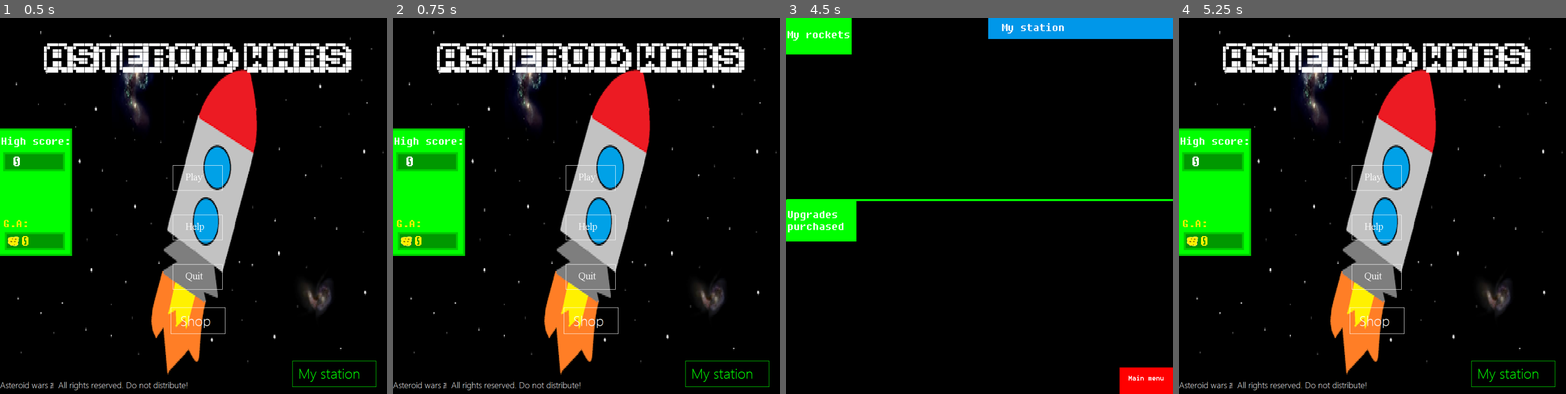
Above: before the commit, frames 1-4 (left to right).
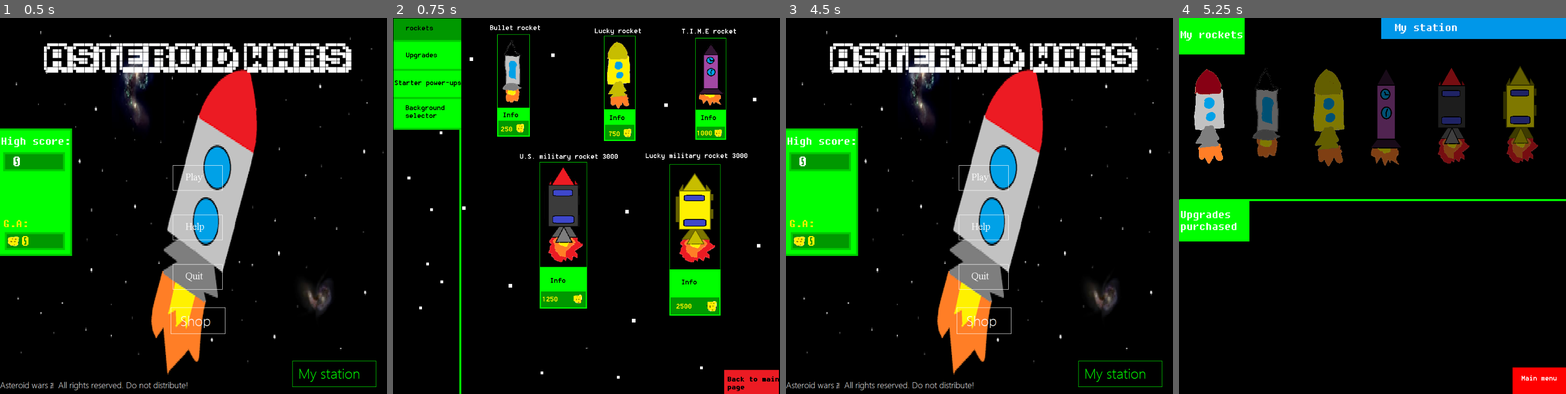
Above: after the commit, the same moments.

Repository: muhdsalm/AsteroidWars2.0
Game: Godot game, scene res://Scenes/Main Menu.tscn
Two runs of this game, one before a commit and one after it. Both use one fixed random seed, a clock stepped at 60 frames per second and the inputs below.
Inputs (mouse positions are in pixels of both pictures, inside the frame that each line leads up to):
- Up to frame 1 (0.5 s): no input
- Up to frame 2 (0.75 s): click (590, 322) at 0.5 s
- Up to frame 3 (4.5 s): click (905, 127) at 1.27 s; click (1014, 130) at 2.02 s; click (1103, 130) at 2.77 s; click (956, 300) at 3.52 s; click (1118, 375) at 4.27 s
- Up to frame 4 (5.25 s): click (1538, 382) at 5.02 s

Frame 1 is identical in both runs. In frame 2, 36% of the frame differs, in the area x 0-100%, y 0-100%; in frame 3, 28%; in frame 4, 34%.

Commit message:
Finally made SHOP!!!!
Let's break this update up:

> Made Shop (and all it's pages; not counting info pages)
> Rockets r buyable
> They show up in my station - greyed out if unbought
> Added rockets to saver
> Golden asteroids now give only 1-2 instead of 3-5
> Themed the settings page
> Made the score and spambar visible above everything (jupiter was above
it before)
> Shop button in main menu finally functional

Diff:
--- a/V4/Assets/Asteroid.gd
+++ b/V4/Assets/Asteroid.gd
@@ -30,7 +30,7 @@
 
 func _on_Area2D_body_entered(body):
 	if golden_asteroid:
-		PointSystem.temp_golden_asteroids += int(rand_range(5, 10))
+		PointSystem.temp_golden_asteroids += int(rand_range(1, 3))
 	PointSystem.points += 5
 	print("killed by:", body)
 	PointSystem.asteroidsDefeated += 1
--- a/V4/AutoLoads/PointSystem.gd
+++ b/V4/AutoLoads/PointSystem.gd
@@ -17,6 +17,14 @@
 var golden_asteroids = 0
 var temp_golden_asteroids = 0
 
+var rockets = {
+	"Bullet": false,
+	"Lucky": false,
+	"Time": false,
+	"US_military": false,
+	"Lucky_military": false
+}
+
 # Called when the node enters the scene tree for the first time.
 func _ready():
 	pass # Replace with function body.
--- a/V4/AutoLoads/Saver.gd
+++ b/V4/AutoLoads/Saver.gd
@@ -25,7 +25,8 @@
 			"bestScore": PointSystem.bestScore,
 			"music_volume": MusicAutoLoad.music_volume,
 			"sound": MusicAutoLoad.sound,
-			"golden_asteroids": PointSystem.golden_asteroids
+			"golden_asteroids": PointSystem.golden_asteroids,
+			"rockets": PointSystem.rockets
 	})
 	else:
 		$AcceptDialog.dialog_text = "Saving game data failed with: " + error
@@ -44,6 +45,7 @@
 			MusicAutoLoad.music_volume = game_data["music_volume"]
 			MusicAutoLoad.sound = game_data["sound"]
 			PointSystem.golden_asteroids = game_data["golden_asteroids"]
+			PointSystem.rockets = game_data["rockets"]
 		else:
 			$AcceptDialog.dialog_text = "Loading Game data failed with: " + error
 			$AcceptDialog.show()
--- a/V4/Scenes/Help_Settings.tscn
+++ b/V4/Scenes/Help_Settings.tscn
@@ -15,9 +15,87 @@
 
 [sub_resource type="StyleBoxEmpty" id=1]
 
+[sub_resource type="Gradient" id=13]
+offsets = PoolRealArray( 0.983333, 1 )
+colors = PoolColorArray( 0, 1, 0, 1, 0, 1, 0, 1 )
+
+[sub_resource type="GradientTexture" id=14]
+gradient = SubResource( 13 )
+
+[sub_resource type="Gradient" id=15]
+offsets = PoolRealArray( 0.308333, 1 )
+colors = PoolColorArray( 0, 1, 0, 1, 0, 1, 0, 1 )
+
+[sub_resource type="GradientTexture2D" id=16]
+gradient = SubResource( 15 )
+width = 8
+height = 8
+
+[sub_resource type="Gradient" id=17]
+offsets = PoolRealArray( 0.0166667, 1 )
+colors = PoolColorArray( 0, 1, 0, 1, 0, 1, 0, 1 )
+
+[sub_resource type="GradientTexture2D" id=18]
+gradient = SubResource( 17 )
+width = 8
+height = 8
+
+[sub_resource type="StyleBoxFlat" id=8]
+bg_color = Color( 0, 0, 0, 1 )
+border_width_left = 4
+border_width_top = 4
+border_width_right = 4
+border_width_bottom = 4
+border_color = Color( 0, 1, 0, 1 )
+expand_margin_left = 5.0
+expand_margin_right = 10.0
+expand_margin_top = 10.0
+expand_margin_bottom = 10.0
+
+[sub_resource type="StyleBoxFlat" id=9]
+bg_color = Color( 0, 0.2, 0, 1 )
+
+[sub_resource type="StyleBoxFlat" id=10]
+bg_color = Color( 0, 0, 0, 1 )
+
 [sub_resource type="DynamicFont" id=6]
 size = 32
 font_data = ExtResource( 3 )
+
+[sub_resource type="Gradient" id=19]
+colors = PoolColorArray( 1, 0, 0, 1, 1, 0, 0, 1 )
+
+[sub_resource type="GradientTexture2D" id=20]
+gradient = SubResource( 19 )
+width = 76
+height = 32
+
+[sub_resource type="Gradient" id=22]
+colors = PoolColorArray( 0, 1, 0, 1, 0, 1, 0, 1 )
+
+[sub_resource type="GradientTexture2D" id=23]
+gradient = SubResource( 22 )
+width = 76
+height = 32
+
+[sub_resource type="StyleBoxFlat" id=21]
+bg_color = Color( 0, 0.2, 0, 1 )
+
+[sub_resource type="Gradient" id=24]
+colors = PoolColorArray( 1, 0, 0, 1, 1, 0, 0, 1 )
+
+[sub_resource type="GradientTexture2D" id=25]
+gradient = SubResource( 24 )
+width = 76
+height = 32
+
+[sub_resource type="Gradient" id=26]
+colors = PoolColorArray( 0, 1, 0, 1, 0, 1, 0, 1 )
+
+[sub_resource type="GradientTexture2D" id=27]
+gradient = SubResource( 26 )
+width = 74
+height = 32
 
 [sub_resource type="DynamicFont" id=7]
 size = 32
@@ -91,6 +169,12 @@
 margin_top = 93.0
 margin_right = 583.0
 margin_bottom = 122.0
+custom_icons/tick = SubResource( 14 )
+custom_icons/grabber_highlight = SubResource( 16 )
+custom_icons/grabber = SubResource( 18 )
+custom_styles/slider = SubResource( 8 )
+custom_styles/grabber_area_highlight = SubResource( 9 )
+custom_styles/grabber_area = SubResource( 10 )
 min_value = -35.0
 max_value = 0.0
 
@@ -111,10 +195,13 @@
 text = "0"
 
 [node name="SoundIsOn" type="CheckButton" parent="VolumeSettings"]
-margin_left = 139.0
-margin_top = 205.0
-margin_right = 215.0
-margin_bottom = 245.0
+margin_left = 141.0
+margin_top = 204.0
+margin_right = 217.0
+margin_bottom = 244.0
+custom_icons/off = SubResource( 20 )
+custom_icons/on = SubResource( 23 )
+custom_styles/normal = SubResource( 21 )
 pressed = true
 
 [node name="Sound" type="Label" parent="VolumeSettings"]
@@ -126,10 +213,12 @@
 text = "Sound:"
 
 [node name="ShowFPS" type="CheckButton" parent="VolumeSettings"]
-margin_left = 141.0
-margin_top = 340.0
-margin_right = 217.0
-margin_bottom = 380.0
+margin_left = 131.0
+margin_top = 334.0
+margin_right = 223.0
+margin_bottom = 378.0
+custom_icons/off = SubResource( 25 )
+custom_icons/on = SubResource( 27 )
 
 [node name="ShowFPSLabel" type="Label" parent="VolumeSettings"]
 margin_left = 153.0
--- a/V4/Scenes/Main Menu.gd
+++ b/V4/Scenes/Main Menu.gd
@@ -41,3 +41,8 @@
 func _on_MyStationButton_button_down():
 	MusicAutoLoad.Click()
 	get_tree().change_scene("res://Scenes/MyStation.tscn")
+
+
+func _on_ShopButton_button_down():
+	MusicAutoLoad.Click()
+	get_tree().change_scene("res://Scenes/Rocket Page Store.tscn")
--- a/V4/Scenes/Main Menu.tscn
+++ b/V4/Scenes/Main Menu.tscn
@@ -78,9 +78,6 @@
 custom_styles/focus = SubResource( 3 )
 custom_styles/disabled = SubResource( 4 )
 custom_styles/normal = SubResource( 5 )
-__meta__ = {
-"_edit_use_anchors_": false
-}
 
 [node name="MyStationButton" type="Button" parent="."]
 margin_left = 543.0
@@ -119,4 +116,5 @@
 [connection signal="pressed" from="HelpButton" to="." method="_on_HelpButton_pressed"]
 [connection signal="button_down" from="QuitButton" to="." method="_on_QuitButton_pressed"]
 [connection signal="pressed" from="QuitButton" to="." method="_on_QuitButton_pressed"]
+[connection signal="button_down" from="ShopButton" to="." method="_on_ShopButton_button_down"]
 [connection signal="button_down" from="MyStationButton" to="." method="_on_MyStationButton_button_down"]
--- a/V4/Scenes/Man Scene.tscn
+++ b/V4/Scenes/Man Scene.tscn
@@ -23,7 +23,7 @@
 script = ExtResource( 3 )
 
 [node name="Node2D" type="Node2D" parent="."]
-z_index = 1
+z_index = 10
 
 [node name="SpamBar" type="ColorRect" parent="Node2D"]
 margin_right = 100.0
--- a/V4/Scenes/MyStation.gd
+++ b/V4/Scenes/MyStation.gd
@@ -8,8 +8,16 @@
 
 # Called when the node enters the scene tree for the first time.
 func _ready():
-	pass # Replace with function body.
-
+	if !PointSystem.rockets["Bullet"]:
+		$Sprite2.set_modulate(Color(1, 1, 1, 0.5))
+	if !PointSystem.rockets["Lucky"]:
+		$Sprite3.set_modulate(Color(1, 1, 1, 0.5))
+	if !PointSystem.rockets["Time"]:
+		$Sprite4.set_modulate(Color(1, 1, 1, 0.5))
+	if !PointSystem.rockets["US_military"]:
+		$Sprite5.set_modulate(Color(1, 1, 1, 0.5))
+	if !PointSystem.rockets["Lucky_military"]:
+		$Sprite6.set_modulate(Color(1, 1, 1, 0.5))
 
 # Called every frame. 'delta' is the elapsed time since the previous frame.
 #func _process(delta):
--- a/V4/Scenes/MyStation.tscn
+++ b/V4/Scenes/MyStation.tscn
@@ -1,7 +1,13 @@
-[gd_scene load_steps=8 format=2]
+[gd_scene load_steps=14 format=2]
 
 [ext_resource path="res://res/UI/my station UI/my_station_UI_small.png" type="Texture" id=1]
 [ext_resource path="res://Scenes/MyStation.gd" type="Script" id=2]
+[ext_resource path="res://res/Rockets/lucky rocket/lucky_rocket.png" type="Texture" id=3]
+[ext_resource path="res://res/Rockets/default rocket/default_rocket.png" type="Texture" id=4]
+[ext_resource path="res://res/Rockets/bullet rocket/bullet_rocket.png" type="Texture" id=5]
+[ext_resource path="res://res/Rockets/TIME rocket/T.I.M.E._rocket.png" type="Texture" id=6]
+[ext_resource path="res://res/Rockets/us military rocket/U.S._military_rocket.png" type="Texture" id=7]
+[ext_resource path="res://res/Rockets/lucky military rocket/lucky_military_rocket.png" type="Texture" id=8]
 
 [sub_resource type="StyleBoxEmpty" id=1]
 
@@ -17,9 +23,6 @@
 anchor_right = 1.0
 anchor_bottom = 1.0
 script = ExtResource( 2 )
-__meta__ = {
-"_edit_use_anchors_": false
-}
 
 [node name="MyStationUiSmall" type="Sprite" parent="."]
 texture = ExtResource( 1 )
@@ -36,4 +39,34 @@
 custom_styles/disabled = SubResource( 4 )
 custom_styles/normal = SubResource( 5 )
 
+[node name="Sprite" type="Sprite" parent="."]
+position = Vector2( 67, 181 )
+scale = Vector2( 0.354558, 0.354558 )
+texture = ExtResource( 4 )
+
+[node name="Sprite2" type="Sprite" parent="."]
+position = Vector2( 163, 176 )
+scale = Vector2( 0.601522, 0.601522 )
+texture = ExtResource( 5 )
+
+[node name="Sprite3" type="Sprite" parent="."]
+position = Vector2( 290, 183 )
+scale = Vector2( 0.364339, 0.364339 )
+texture = ExtResource( 3 )
+
+[node name="Sprite4" type="Sprite" parent="."]
+position = Vector2( 403, 180 )
+scale = Vector2( 0.443039, 0.443039 )
+texture = ExtResource( 6 )
+
+[node name="Sprite5" type="Sprite" parent="."]
+position = Vector2( 516, 184 )
+scale = Vector2( 0.290394, 0.290394 )
+texture = ExtResource( 7 )
+
+[node name="Sprite6" type="Sprite" parent="."]
+position = Vector2( 644, 183 )
+scale = Vector2( 0.290394, 0.290394 )
+texture = ExtResource( 8 )
+
 [connection signal="button_down" from="Button" to="." method="_on_Button_button_down"]
--- /dev/null
+++ b/V4/Scenes/Power-ups Page Store.tscn
@@ -0,0 +1,83 @@
+[gd_scene load_steps=13 format=2]
+
+[ext_resource path="res://res/UI/Shop UI/power up page/power_ups_page.png" type="Texture" id=1]
+[ext_resource path="res://Scenes/Store Switcher.gd" type="Script" id=2]
+
+[sub_resource type="StyleBoxEmpty" id=1]
+
+[sub_resource type="StyleBoxEmpty" id=2]
+
+[sub_resource type="StyleBoxEmpty" id=3]
+
+[sub_resource type="StyleBoxEmpty" id=4]
+
+[sub_resource type="StyleBoxEmpty" id=5]
+
+[sub_resource type="StyleBoxEmpty" id=6]
+
+[sub_resource type="StyleBoxEmpty" id=7]
+
+[sub_resource type="StyleBoxEmpty" id=8]
+
+[sub_resource type="StyleBoxEmpty" id=9]
+
+[sub_resource type="StyleBoxEmpty" id=10]
+
+[node name="Power-ups Page Store" type="Control"]
+anchor_right = 1.0
+anchor_bottom = 1.0
+script = ExtResource( 2 )
+
+[node name="Sprite" type="Sprite" parent="."]
+position = Vector2( 360, 351 )
+scale = Vector2( 0.734, 0.738 )
+texture = ExtResource( 1 )
+
+[node name="Button" type="Button" parent="."]
+margin_left = 1.0
+margin_top = 1.0
+margin_right = 127.0
+margin_bottom = 41.0
+custom_styles/hover = SubResource( 1 )
+custom_styles/pressed = SubResource( 2 )
+custom_styles/focus = SubResource( 3 )
+custom_styles/disabled = SubResource( 4 )
+custom_styles/normal = SubResource( 5 )
+
+[node name="Button2" type="Button" parent="."]
+margin_left = 1.0
+margin_top = 44.0
+margin_right = 127.0
+margin_bottom = 94.0
+custom_styles/hover = SubResource( 1 )
+custom_styles/pressed = SubResource( 2 )
+custom_styles/focus = SubResource( 3 )
+custom_styles/disabled = SubResource( 4 )
+custom_styles/normal = SubResource( 5 )
+
+[node name="Button3" type="Button" parent="."]
+margin_left = 1.0
+margin_top = 98.0
+margin_right = 127.0
+margin_bottom = 147.0
+custom_styles/hover = SubResource( 1 )
+custom_styles/pressed = SubResource( 2 )
+custom_styles/focus = SubResource( 3 )
+custom_styles/disabled = SubResource( 4 )
+custom_styles/normal = SubResource( 5 )
+
+[node name="Button4" type="Button" parent="."]
+margin_left = 616.0
+margin_top = 656.0
+margin_right = 718.0
+margin_bottom = 700.0
+custom_styles/hover = SubResource( 6 )
+custom_styles/pressed = SubResource( 7 )
+custom_styles/focus = SubResource( 8 )
+custom_styles/disabled = SubResource( 9 )
+custom_styles/normal = SubResource( 10 )
+
+[connection signal="button_down" from="Button" to="." method="_on_Button_button_down"]
+[connection signal="button_down" from="Button2" to="." method="_on_Button2_button_down"]
+[connection signal="button_down" from="Button3" to="." method="_on_Button3_button_down"]
+[connection signal="button_down" from="Button4" to="." method="_on_Button4_button_down"]
--- /dev/null
+++ b/V4/Scenes/Rocket Page Store.tscn
@@ -0,0 +1,156 @@
+[gd_scene load_steps=20 format=2]
+
+[ext_resource path="res://res/UI/Shop UI/rocket page/rockets_page.png" type="Texture" id=1]
+[ext_resource path="res://Scenes/Store Switcher.gd" type="Script" id=2]
+[ext_resource path="res://Scenes/RocketBuy.gd" type="Script" id=3]
+
+[sub_resource type="StyleBoxEmpty" id=11]
+
+[sub_resource type="StyleBoxEmpty" id=12]
+
+[sub_resource type="StyleBoxEmpty" id=13]
+
+[sub_resource type="StyleBoxEmpty" id=14]
+
+[sub_resource type="StyleBoxEmpty" id=16]
+
+[sub_resource type="StyleBoxEmpty" id=15]
+
+[sub_resource type="StyleBoxEmpty" id=1]
+
+[sub_resource type="StyleBoxEmpty" id=2]
+
+[sub_resource type="StyleBoxEmpty" id=3]
+
+[sub_resource type="StyleBoxEmpty" id=4]
+
+[sub_resource type="StyleBoxEmpty" id=5]
+
+[sub_resource type="StyleBoxEmpty" id=6]
+
+[sub_resource type="StyleBoxEmpty" id=7]
+
+[sub_resource type="StyleBoxEmpty" id=8]
+
+[sub_resource type="StyleBoxEmpty" id=9]
+
+[sub_resource type="StyleBoxEmpty" id=10]
+
+[node name="Rocket Page Store" type="Control"]
+anchor_right = 1.0
+anchor_bottom = 1.0
+script = ExtResource( 2 )
+
+[node name="RocketBuy" type="Sprite" parent="."]
+position = Vector2( 360, 351 )
+scale = Vector2( 0.734151, 0.737619 )
+texture = ExtResource( 1 )
+script = ExtResource( 3 )
+
+[node name="Button" type="Button" parent="RocketBuy"]
+margin_left = -223.0
+margin_top = -217.0
+margin_right = -147.0
+margin_bottom = -179.0
+custom_styles/hover = SubResource( 11 )
+custom_styles/pressed = SubResource( 12 )
+custom_styles/focus = SubResource( 13 )
+custom_styles/disabled = SubResource( 14 )
+custom_styles/normal = SubResource( 16 )
+
+[node name="Button2" type="Button" parent="RocketBuy"]
+margin_left = 48.0
+margin_top = -207.0
+margin_right = 122.0
+margin_bottom = -169.0
+custom_styles/hover = SubResource( 11 )
+custom_styles/pressed = SubResource( 12 )
+custom_styles/focus = SubResource( 13 )
+custom_styles/disabled = SubResource( 14 )
+custom_styles/normal = SubResource( 15 )
+
+[node name="Button3" type="Button" parent="RocketBuy"]
+margin_left = 279.0
+margin_top = -202.0
+margin_right = 353.0
+margin_bottom = -172.0
+custom_styles/hover = SubResource( 11 )
+custom_styles/pressed = SubResource( 12 )
+custom_styles/focus = SubResource( 13 )
+custom_styles/disabled = SubResource( 14 )
+custom_styles/normal = SubResource( 15 )
+
+[node name="Button4" type="Button" parent="RocketBuy"]
+margin_left = -116.0
+margin_top = 214.0
+margin_bottom = 257.0
+custom_styles/hover = SubResource( 11 )
+custom_styles/pressed = SubResource( 12 )
+custom_styles/focus = SubResource( 13 )
+custom_styles/disabled = SubResource( 14 )
+custom_styles/normal = SubResource( 15 )
+
+[node name="Button5" type="Button" parent="RocketBuy"]
+margin_left = 212.0
+margin_top = 229.0
+margin_right = 339.0
+margin_bottom = 272.0
+custom_styles/hover = SubResource( 11 )
+custom_styles/pressed = SubResource( 12 )
+custom_styles/focus = SubResource( 13 )
+custom_styles/disabled = SubResource( 14 )
+custom_styles/normal = SubResource( 15 )
+
+[node name="Button" type="Button" parent="."]
+margin_left = 1.0
+margin_top = 1.0
+margin_right = 127.0
+margin_bottom = 41.0
+custom_styles/hover = SubResource( 1 )
+custom_styles/pressed = SubResource( 2 )
+custom_styles/focus = SubResource( 3 )
+custom_styles/disabled = SubResource( 4 )
+custom_styles/normal = SubResource( 5 )
+
+[node name="Button2" type="Button" parent="."]
+margin_left = 1.0
+margin_top = 44.0
+margin_right = 127.0
+margin_bottom = 94.0
+custom_styles/hover = SubResource( 1 )
+custom_styles/pressed = SubResource( 2 )
+custom_styles/focus = SubResource( 3 )
+custom_styles/disabled = SubResource( 4 )
+custom_styles/normal = SubResource( 5 )
+
+[node name="Button3" type="Button" parent="."]
+margin_left = 1.0
+margin_top = 98.0
+margin_right = 127.0
+margin_bottom = 147.0
+custom_styles/hover = SubResource( 1 )
+custom_styles/pressed = SubResource( 2 )
+custom_styles/focus = SubResource( 3 )
+custom_styles/disabled = SubResource( 4 )
+custom_styles/normal = SubResource( 5 )
+
+[node name="Button4" type="Button" parent="."]
+margin_left = 616.0
+margin_top = 656.0
+margin_right = 718.0
+margin_bottom = 700.0
+custom_styles/hover = SubResource( 6 )
+custom_styles/pressed = SubResource( 7 )
+custom_styles/focus = SubResource( 8 )
+custom_styles/disabled = SubResource( 9 )
+custom_styles/normal = SubResource( 10 )
+
+[connection signal="button_down" from="RocketBuy/Button" to="RocketBuy" method="_on_Button_button_down"]
+[connection signal="button_down" from="RocketBuy/Button2" to="RocketBuy" method="_on_Button2_button_down"]
+[connection signal="button_down" from="RocketBuy/Button3" to="RocketBuy" method="_on_Button3_button_down"]
+[connection signal="button_down" from="RocketBuy/Button4" to="RocketBuy" method="_on_Button4_button_down"]
+[connection signal="button_down" from="RocketBuy/Button5" to="RocketBuy" method="_on_Button5_button_down"]
+[connection signal="button_down" from="Button" to="." method="_on_Button_button_down"]
+[connection signal="button_down" from="Button2" to="." method="_on_Button2_button_down"]
+[connection signal="button_down" from="Button3" to="." method="_on_Button3_button_down"]
+[connection signal="button_down" from="Button4" to="." method="_on_Button4_button_down"]
--- /dev/null
+++ b/V4/Scenes/RocketBuy.gd
@@ -0,0 +1,59 @@
+extends Sprite
+
+
+# Declare member variables here. Examples:
+# var a = 2
+# var b = "text"
+
+
+# Called when the node enters the scene tree for the first time.
+func _ready():
+	pass
+
+# Called every frame. 'delta' is the elapsed time since the previous frame.
+func _process(delta):
+	if PointSystem.rockets["Bullet"]:
+		$Button.text = "BOUGHT"
+		$Button.disabled = true
+		#print("I AM HAVING THIS")
+
+
+func _on_Button_button_down():
+	if PointSystem.golden_asteroids > 250:
+		if !PointSystem.rockets["Bullet"]:
+			PointSystem.golden_asteroids -= 250
+			PointSystem.rockets["Bullet"] = true
+			Saver.saveData()
+
+
+
+func _on_Button2_button_down():
+	if PointSystem.golden_asteroids > 750:
+		if !PointSystem.rockets["Lucky"]:
+			PointSystem.golden_asteroids -= 750
+			PointSystem.rockets["Lucky"] = true
+			Saver.saveData()
+
+
+func _on_Button3_button_down():
+	if PointSystem.golden_asteroids > 1000:
+		if !PointSystem.rockets["Time"]:
+			PointSystem.golden_asteroids -= 1000
+			PointSystem.rockets["Time"] = true
+			Saver.saveData()
+
+
+func _on_Button4_button_down():
+	if PointSystem.golden_asteroids > 1250:
+		if !PointSystem.rockets["US_military"]:
+			PointSystem.golden_asteroids -= 1250
+			PointSystem.rockets["US_military"] = true
+			Saver.saveData()
+
+
+func _on_Button5_button_down():
+	if PointSystem.golden_asteroids > 2500:
+		if !PointSystem.rockets["Lucky_military"]:
+			PointSystem.golden_asteroids -= 2500
+			PointSystem.rockets["Lucky_military"] = true
+			Saver.saveData()
--- /dev/null
+++ b/V4/Scenes/Store Switcher.gd
@@ -0,0 +1,36 @@
+extends Control
+
+
+# Declare member variables here. Examples:
+# var a = 2
+# var b = "text"
+
+
+# Called when the node enters the scene tree for the first time.
+func _ready():
+	pass # Replace with function body.
+
+
+# Called every frame. 'delta' is the elapsed time since the previous frame.
+#func _process(delta):
+#	pass
+
+
+func _on_Button_button_down():
+	MusicAutoLoad.Click()
+	get_tree().change_scene("res://Scenes/Rocket Page Store.tscn")
+
+
+func _on_Button2_button_down():
+	MusicAutoLoad.Click()
+	get_tree().change_scene("res://Scenes/Upgrades Page Store.tscn")
+
+
+func _on_Button3_button_down():
+	MusicAutoLoad.Click()
+	get_tree().change_scene("res://Scenes/Power-ups Page Store.tscn")
+
+
+func _on_Button4_button_down():
+	MusicAutoLoad.Click()
+	get_tree().change_scene("res://Scenes/Main Menu.tscn")
--- /dev/null
+++ b/V4/Scenes/Upgrades Page Store.tscn
@@ -0,0 +1,73 @@
+[gd_scene load_steps=8 format=2]
+
+[ext_resource path="res://res/UI/Shop UI/upgrades page/upgrades_page.png" type="Texture" id=1]
+[ext_resource path="res://Scenes/Store Switcher.gd" type="Script" id=2]
+
+[sub_resource type="StyleBoxEmpty" id=1]
+
+[sub_resource type="StyleBoxEmpty" id=2]
+
+[sub_resource type="StyleBoxEmpty" id=3]
+
+[sub_resource type="StyleBoxEmpty" id=4]
+
+[sub_resource type="StyleBoxEmpty" id=5]
+
+[node name="Upgrades Page Store" type="Control"]
+anchor_right = 1.0
+anchor_bottom = 1.0
+script = ExtResource( 2 )
+
+[node name="Sprite" type="Sprite" parent="."]
+position = Vector2( 360, 351 )
+scale = Vector2( 0.734, 0.738 )
+texture = ExtResource( 1 )
+
+[node name="Button" type="Button" parent="."]
+margin_left = 1.0
+margin_top = 1.0
+margin_right = 127.0
+margin_bottom = 41.0
+custom_styles/hover = SubResource( 1 )
+custom_styles/pressed = SubResource( 2 )
+custom_styles/focus = SubResource( 3 )
+custom_styles/disabled = SubResource( 4 )
+custom_styles/normal = SubResource( 5 )
+
+[node name="Button2" type="Button" parent="."]
+margin_left = 1.0
+margin_top = 44.0
+margin_right = 127.0
+margin_bottom = 94.0
+custom_styles/hover = SubResource( 1 )
+custom_styles/pressed = SubResource( 2 )
+custom_styles/focus = SubResource( 3 )
+custom_styles/disabled = SubResource( 4 )
+custom_styles/normal = SubResource( 5 )
+
+[node name="Button3" type="Button" parent="."]
+margin_left = 1.0
+margin_top = 98.0
+margin_right = 127.0
+margin_bottom = 147.0
+custom_styles/hover = SubResource( 1 )
+custom_styles/pressed = SubResource( 2 )
+custom_styles/focus = SubResource( 3 )
+custom_styles/disabled = SubResource( 4 )
+custom_styles/normal = SubResource( 5 )
+
+[node name="Button4" type="Button" parent="."]
+margin_left = 616.0
+margin_top = 656.0
+margin_right = 718.0
+margin_bottom = 700.0
+custom_styles/hover = SubResource( 1 )
+custom_styles/pressed = SubResource( 2 )
+custom_styles/focus = SubResource( 3 )
+custom_styles/disabled = SubResource( 4 )
+custom_styles/normal = SubResource( 5 )
+
+[connection signal="button_down" from="Button" to="." method="_on_Button_button_down"]
+[connection signal="button_down" from="Button2" to="." method="_on_Button2_button_down"]
+[connection signal="button_down" from="Button3" to="." method="_on_Button3_button_down"]
+[connection signal="button_down" from="Button4" to="." method="_on_Button4_button_down"]
--- /dev/null
+++ b/V4/res/UI/Shop UI/alreadybought.tres
@@ -0,0 +1,4 @@
+[gd_resource type="StyleBoxFlat" format=2]
+
+[resource]
+bg_color = Color( 1, 0, 0, 1 )
Not shown: 1 places in V4/Scenes/Help_Settings.tscn that only renumber resources
Binary file added: V4/Scenes/rockets_page.png
Not shown, added: V4/Scenes/rockets_page.png.import
Binary file changed: V4/icon.png
Not shown, added: V4/res/rockets_page.png.import
